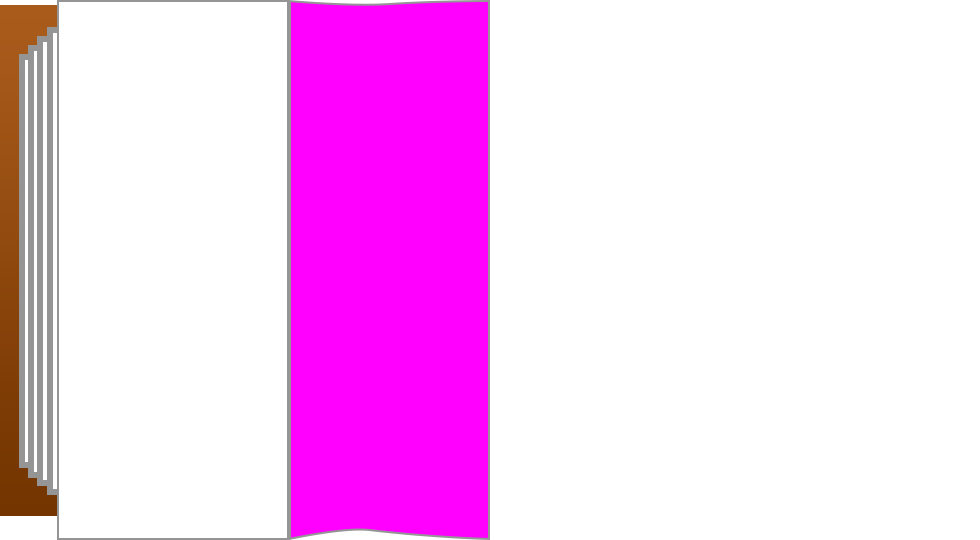
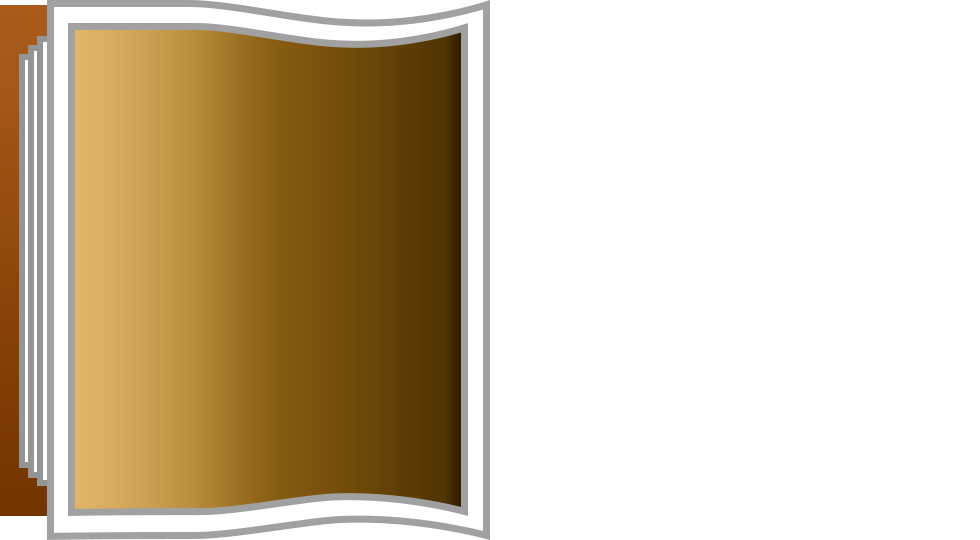
Layered file, before and after one edit (980 × 540). Changes by layer:
added layer "Rectangle 8 copy" above "Rectangle 8" over [68, 23, 468, 516]
added layer "Rectangle 8" above "Rectangle 7" over [47, 0, 490, 540]
hid "Rectangle 7" over [57, 0, 490, 540]
painted on "Rectangle 1" over [200, 5, 490, 516]
